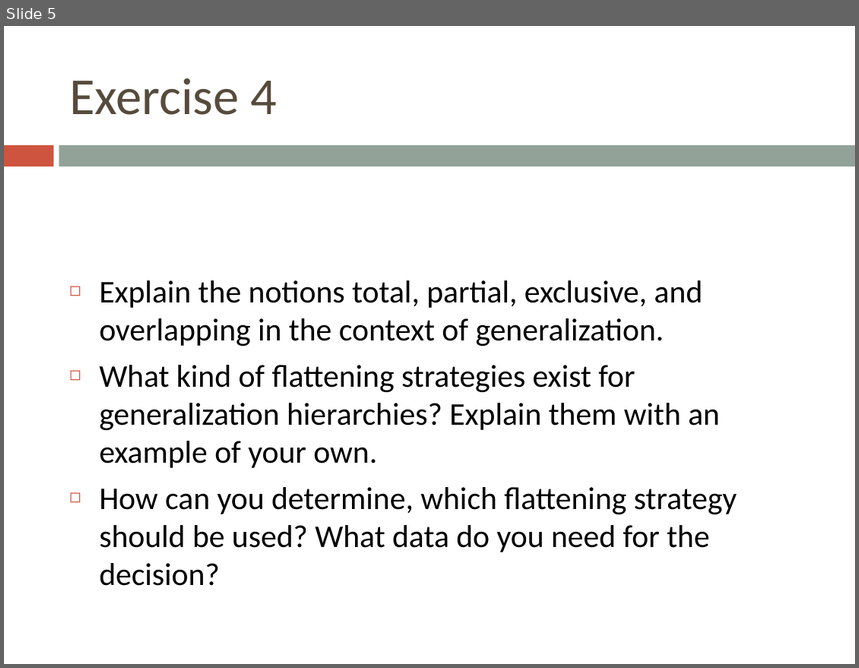
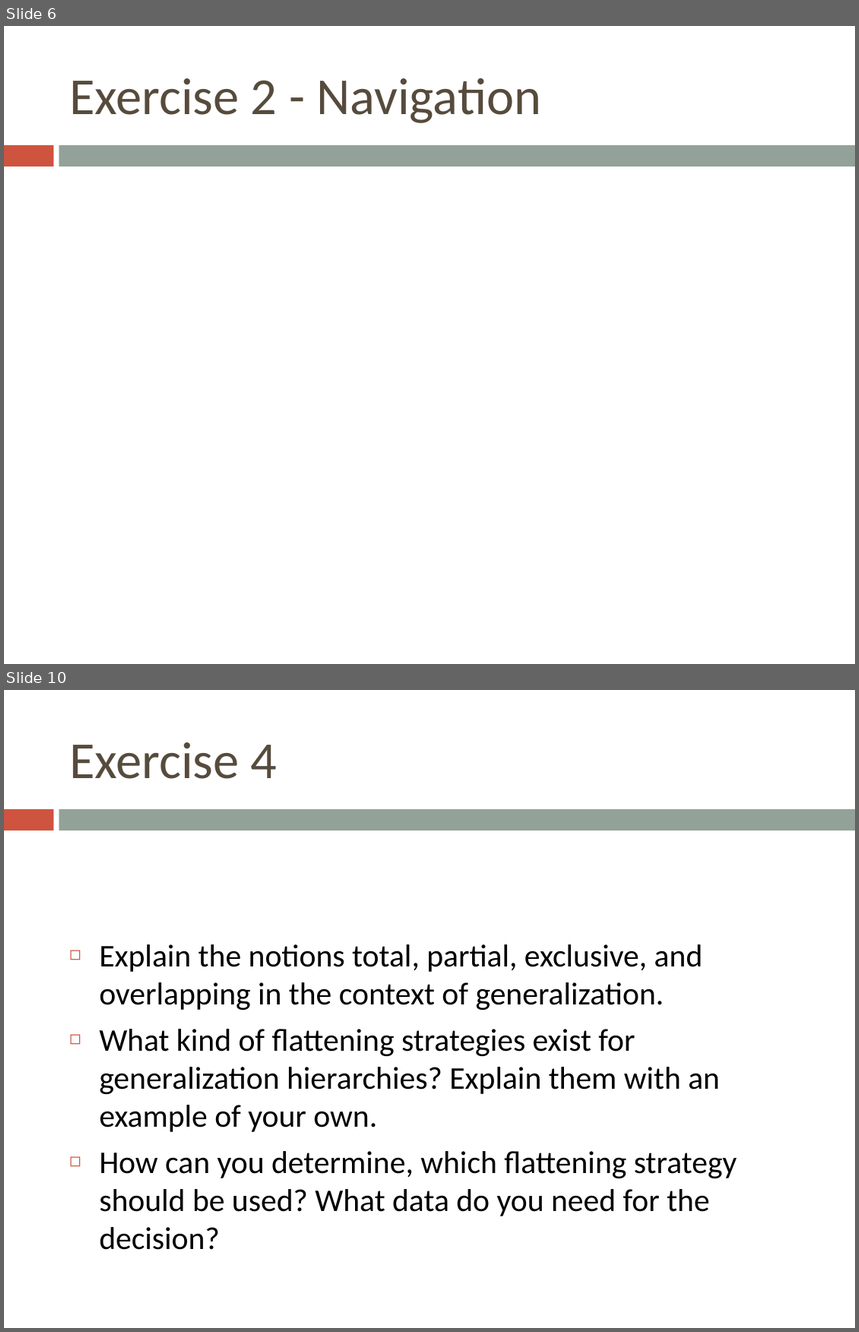
Before and after one commit to bugxd/DBTech, a slide deck: Assignment_4.pptx. Shown one above the other, each under a label of ours: slide 5 before the commit, slides 6 and 10 after it; the slides between them are not shown. The pictures are 859x668 and 859x1332 pixels, drawn with LibreOffice and Linux fonts; fonts in the diff are those of the drawing. Boxes give left, top, right and bottom in pixels: in the first picture for what was removed or moved away, otherwise in the second. Text is boxed around its words. In the diff, an @@ line names an element or a change of style, - is before the commit and + after.

```diff
--- a/Assignment_4.pptx
+++ b/Assignment_4.pptx
@@ slide 6 added at (4,26,855,664), background #FFFFFF; not listed: 2 template elements that a slide beside it also shows @@
@@ title added at (69,78,542,123), 44 pt, text #564B3C @@
+Exercise 2 - Navigation
@@ what was slide 5 is now slide 10 @@
```
Also in this commit, not shown: 4 other slides added.
